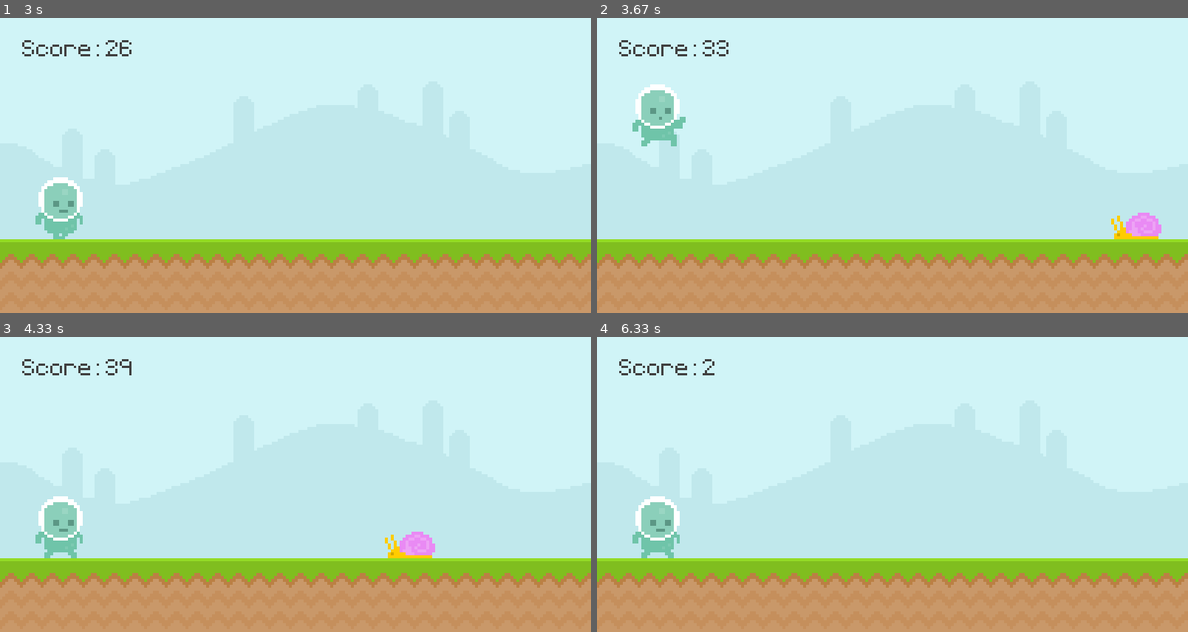
Above: before the commit, frames 1-4 (two rows, left to right).
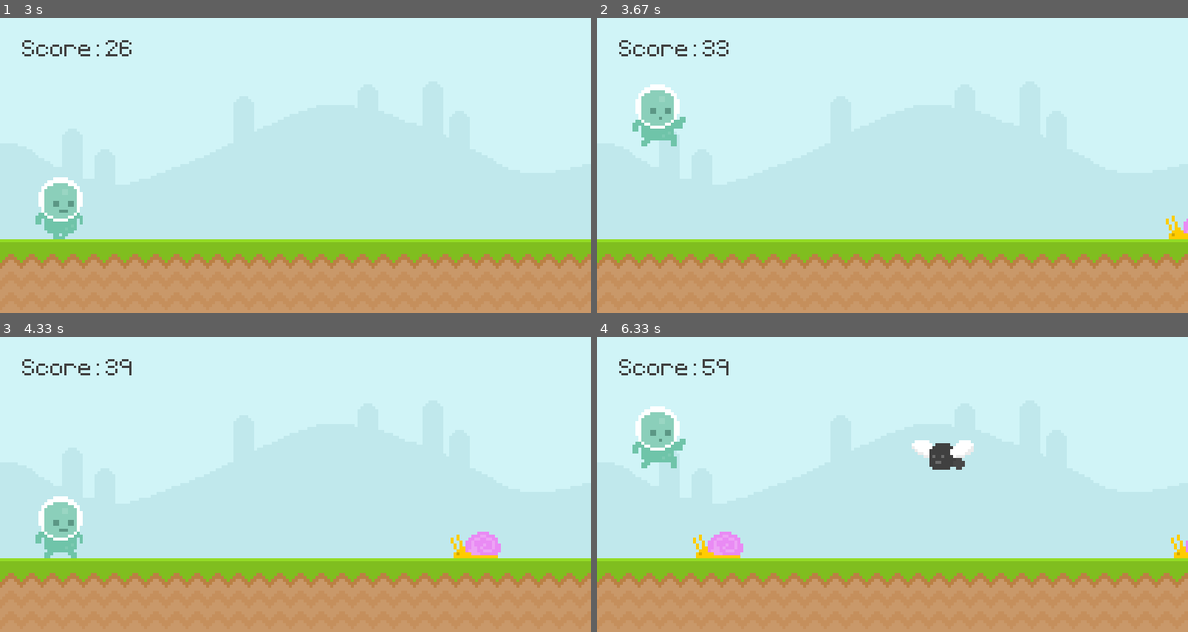
Above: after the commit, the same moments.

Repository: marvneo/pygame-intro
Game: pygame game, started from main.py
The game is run twice, just before and just after one commit, with the same random seed, the same clock (stepped at 60 frames per second) and the same inputs.
Inputs (mouse positions are in pixels of both pictures, inside the frame that each line leads up to):
- Up to frame 1 (3 s): tap Space at 0.33 s; click (59, 206) at 0.72 s; click (59, 206) at 2.05 s
- Up to frame 2 (3.67 s): click (656, 206) at 3.38 s
- Up to frame 3 (4.33 s): no input
- Up to frame 4 (6.33 s): tap Space at 5.17, 6.07 s

Frame 1 is identical in both runs. In frame 2, 0.7% of the frame differs, in the area x 87-100%, y 66-75%; in frame 3, 1.1%; in frame 4, 4.0%, in the area x 6-100%, y 7-75%.

Commit message:
add enemy animation

Diff:
--- a/main.py
+++ b/main.py
@@ -18,10 +18,14 @@
 
     if obstacle_list:
         for obstacle_rect in obstacle_list:
-            obstacle_rect.x -= randint(3,6)
-
-            if obstacle_rect.bottom == 300: screen.blit(snail_surface, obstacle_rect)
-            else: screen.blit(fly_surface, obstacle_rect)
+
+
+            if obstacle_rect.bottom == 300:
+                obstacle_rect.x -= 4.5
+                screen.blit(snail_surface, obstacle_rect)
+            else:
+                obstacle_rect.x -= 5
+                screen.blit(fly_surface, obstacle_rect)
 
             if obstacle_rect.x > -100:
                 new_obstacle_list.append(obstacle_rect)
@@ -29,6 +33,7 @@
         return new_obstacle_list
 
     else: return obstacle_list
+
 
 def check_collision(player, obstacle_list):
 
@@ -51,8 +56,6 @@
             player_index = 0
 
         player_surface = player_walk[int(player_index)]
-        print(player_index)
-
 
 pygame.init()
 
@@ -78,8 +81,17 @@
 sky_surface = pygame.image.load('graphics/Sky.png').convert()
 ground_surface = pygame.image.load('graphics/ground.png').convert()
 # enemies
-snail_surface = pygame.image.load('graphics/snail/snail1.png').convert_alpha()
-fly_surface = pygame.image.load('graphics/fly/fly1.png').convert_alpha()
+snail_surface_1 = pygame.image.load('graphics/snail/snail1.png').convert_alpha()
+snail_surface_2 = pygame.image.load('graphics/snail/snail2.png').convert_alpha()
+snail_frame = [snail_surface_1, snail_surface_2]
+snail_frame_index = 0
+snail_surface = snail_frame[snail_frame_index]
+
+fly_surface_1 = pygame.image.load('graphics/fly/fly1.png').convert_alpha()
+fly_surface_2 = pygame.image.load('graphics/fly/fly2.png').convert_alpha()
+fly_frame = [fly_surface_1, fly_surface_2]
+fly_frame_index = 0
+fly_surface = fly_frame[fly_frame_index]
 obstacle_rect_list = []
 # player
 player_walk_1 = pygame.image.load('graphics/player/player_walk_1.png').convert_alpha()
@@ -105,7 +117,10 @@
 # timer
 obstacle_timer = pygame.USEREVENT + 1
 pygame.time.set_timer(obstacle_timer,1800)
-
+snail_animation_timer = pygame.USEREVENT + 2
+pygame.time.set_timer(snail_animation_timer, 500)
+fly_animation_timer = pygame.USEREVENT + 3
+pygame.time.set_timer(fly_animation_timer, 300)
 # runs game
 while True:
 
@@ -132,7 +147,20 @@
                 if randint(0,2):
                     obstacle_rect_list.append(snail_surface.get_rect(midbottom = (randint(800,1400),300)))
                 else:
-                    obstacle_rect_list.append(fly_surface.get_rect(midbottom = (randint(800,1400), 210)))
+                    obstacle_rect_list.append(fly_surface.get_rect(midbottom = (randint(800,1400), 180)))
+            if event.type == snail_animation_timer:
+                if snail_frame_index == 1:
+                    snail_frame_index = 0
+                else:
+                    snail_frame_index = 1
+                snail_surface = snail_frame[snail_frame_index]
+
+            if event.type == fly_animation_timer:
+                if fly_frame_index == 1:
+                    fly_frame_index = 0
+                else:
+                    fly_frame_index = 1
+                fly_surface = fly_frame[fly_frame_index]
 
         else:
             if event.type == pygame.KEYDOWN and event.key == pygame.K_SPACE:
@@ -153,12 +181,10 @@
         screen.blit(sky_surface,(0,0))
         screen.blit(ground_surface,(0,300))
         score = display_score()
-
         # player logic
         player_gravity += .4
         player_rect.y += player_gravity
-
-        # snail and obstacle logic
+        # obstacle logic
         obstacle_rect_list = enemy_movement(obstacle_rect_list)
 
         if player_rect.bottom >= 300: # stops player from falling through ground
